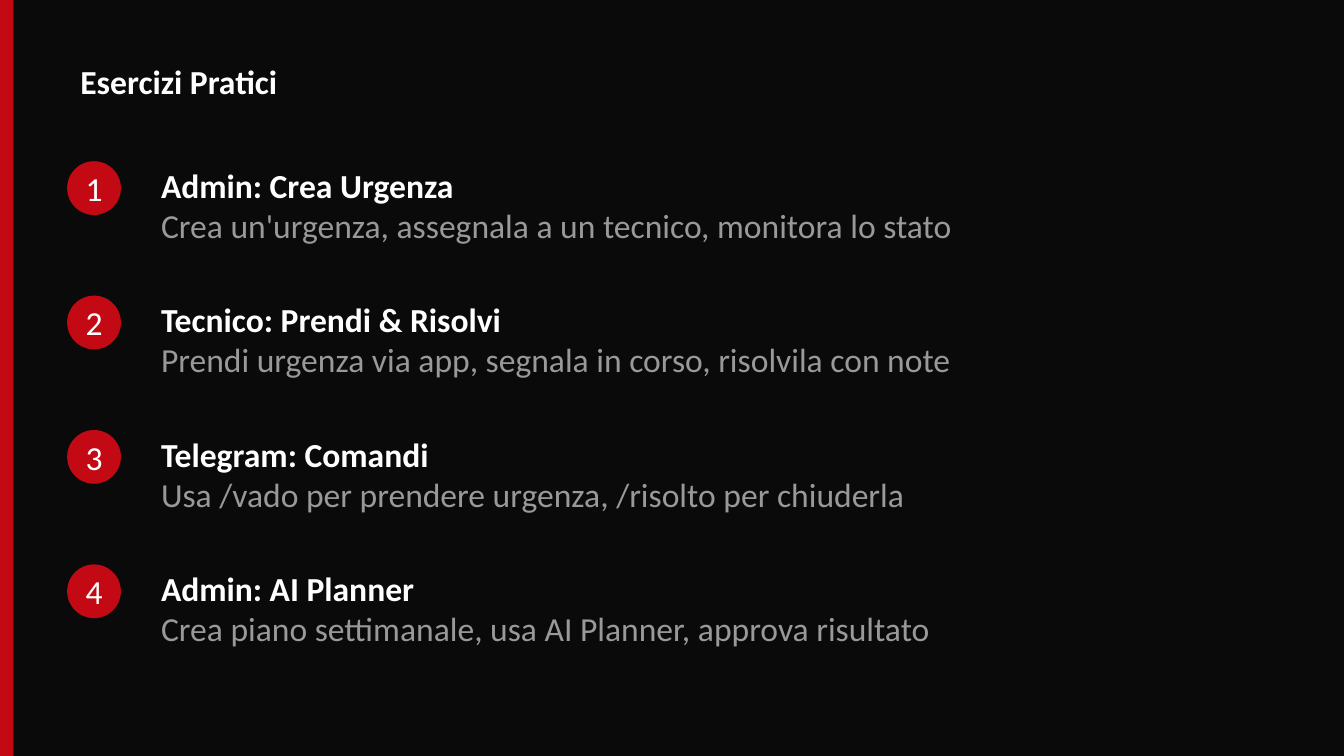
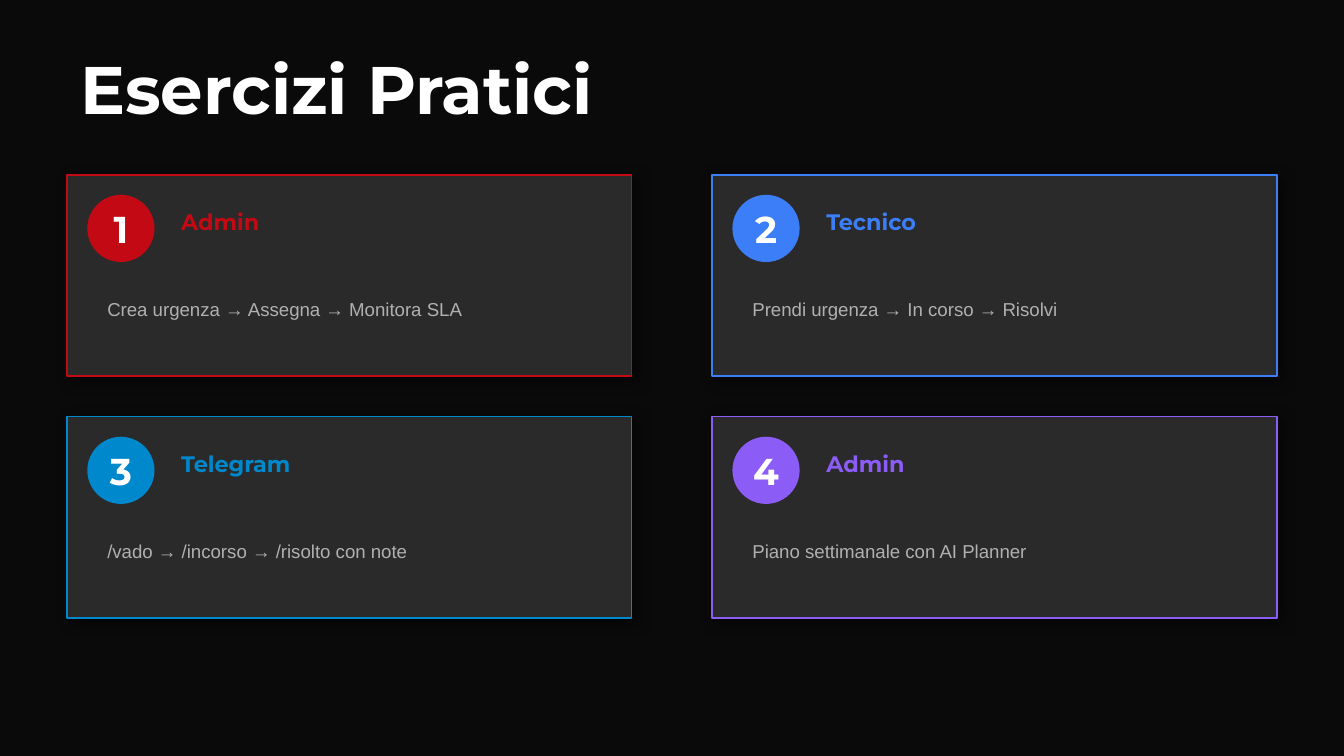
Before and after one commit to fieldforcemrser2026/syntoniqa, a slide deck: slide 22 of docs/10_Training_Deck.pptx. Drawn at 1344x756 pixels with LibreOffice and Linux fonts; fonts in the diff are those of the drawing. Boxes give left, top, right and bottom in pixels: in the first picture for what was removed or moved away, otherwise in the second. Text is boxed around its words. In the diff, an @@ line names an element or a change of style, - is before the commit and + after.

```diff
--- a/docs/10_Training_Deck.pptx
+++ b/docs/10_Training_Deck.pptx
@@ rectangle removed at (0, 0, 13, 755) @@
@@ text "Esercizi Pratici": place and size @@
-text "Esercizi Pratici" at (80, 70, 277, 95)
+text "Esercizi Pratici" at (80, 61, 592, 115)
@@ text "Esercizi Pratici" at (80, 61, 592, 115): size 18 to 36 pt, font Calibri to Montserrat @@
@@ rectangle added at (67, 175, 632, 376), fill #2A2A2A, outline #C30A14 1 pt @@
@@ rectangle added at (712, 175, 1277, 376), fill #2A2A2A, outline #3B7EF7 1 pt @@
@@ text "1": place and size @@
-text "1" at (86, 179, 103, 201)
+text "1" at (114, 217, 129, 243)
@@ ellipse: place and size @@
-ellipse at (67, 161, 121, 215)
+ellipse at (87, 195, 155, 262)
@@ text "2": place and size @@
-text "2" at (86, 313, 103, 335)
+text "2" at (755, 216, 777, 243)
@@ ellipse added at (732, 195, 800, 262), fill #3B7EF7 @@
@@ text at (181, 212, 259, 230): text changed; size 18 to 12 pt; font Calibri to Montserrat; text colour #FFFFFF to #C30A14 @@
-Admin: Crea Urgenza
+Admin
@@ text added at (826, 212, 916, 230), 12 pt, text #3B7EF7, bold @@
+Tecnico
@@ ellipse removed at (67, 296, 121, 349) @@
@@ text at (107, 302, 462, 320): text changed; size 18 to 10 pt; font Calibri to Arial; text colour #999999 to #B0B0B0 @@
-Crea un'urgenza, assegnala a un tecnico, monitora lo stato
+Crea urgenza → Assegna → Monitora SLA
@@ text at (752, 302, 1058, 320): text changed; size 18 to 10 pt; font Calibri to Arial; text colour #FFFFFF to #B0B0B0; bold off @@
-Tecnico: Prendi & Risolvi
+Prendi urgenza → In corso → Risolvi
@@ text removed at (161, 348, 950, 378) @@
-Prendi urgenza via app, segnala in corso, risolvila con note
@@ rectangle added at (67, 417, 632, 618), fill #2A2A2A, outline #0088CC 1 pt @@
@@ rectangle added at (712, 417, 1277, 618), fill #2A2A2A, outline #8B5CF6 1 pt @@
@@ text "3": place and size @@
-text "3" at (86, 448, 103, 471)
+text "3" at (110, 459, 132, 486)
@@ ellipse: place and size @@
-ellipse at (67, 430, 121, 484)
+ellipse at (87, 437, 155, 504)
@@ ellipse at (87, 437, 155, 504): fill #C30A14 to #0088CC @@
@@ size 18 to 20 pt, font Calibri to Montserrat, bold on in 4 elements at (114, 217, 129, 243), (110, 459, 132, 486), (755, 216, 777, 243), (753, 459, 779, 485) @@
@@ text "4": place and size @@
-text "4" at (86, 582, 103, 604)
+text "4" at (753, 459, 779, 485)
@@ ellipse added at (732, 437, 800, 504), fill #8B5CF6 @@
@@ text at (181, 455, 290, 477): text changed; size 18 to 12 pt; font Calibri to Montserrat; text colour #FFFFFF to #0088CC @@
-Telegram: Comandi
+Telegram
@@ text added at (826, 454, 904, 472), 12 pt, text #8B5CF6, bold @@
+Admin
@@ text removed at (161, 483, 904, 513) @@
-Usa /vado per prendere urgenza, /risolto per chiuderla
@@ ellipse removed at (67, 564, 121, 618) @@
@@ text added at (107, 544, 407, 558), 10 pt, text #B0B0B0 @@
+/vado → /incorso → /risolto con note
@@ text at (752, 544, 1026, 558): text changed; size 18 to 10 pt; font Calibri to Arial; text colour #999999 to #B0B0B0 @@
-Crea piano settimanale, usa AI Planner, approva risultato
+Piano settimanale con AI Planner
@@ text removed at (161, 577, 414, 602) @@
-Admin: AI Planner
```
Also in this commit, not shown: 11 other slides changed, 13 slides added, 13 slides removed, 41 other files.
